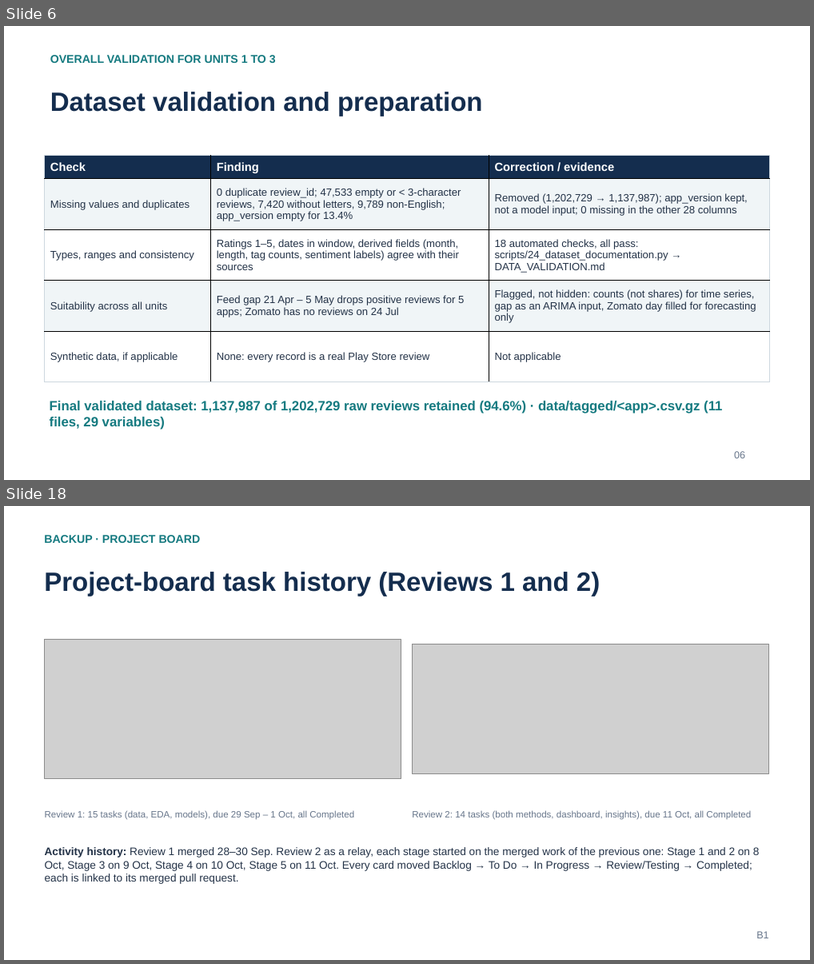
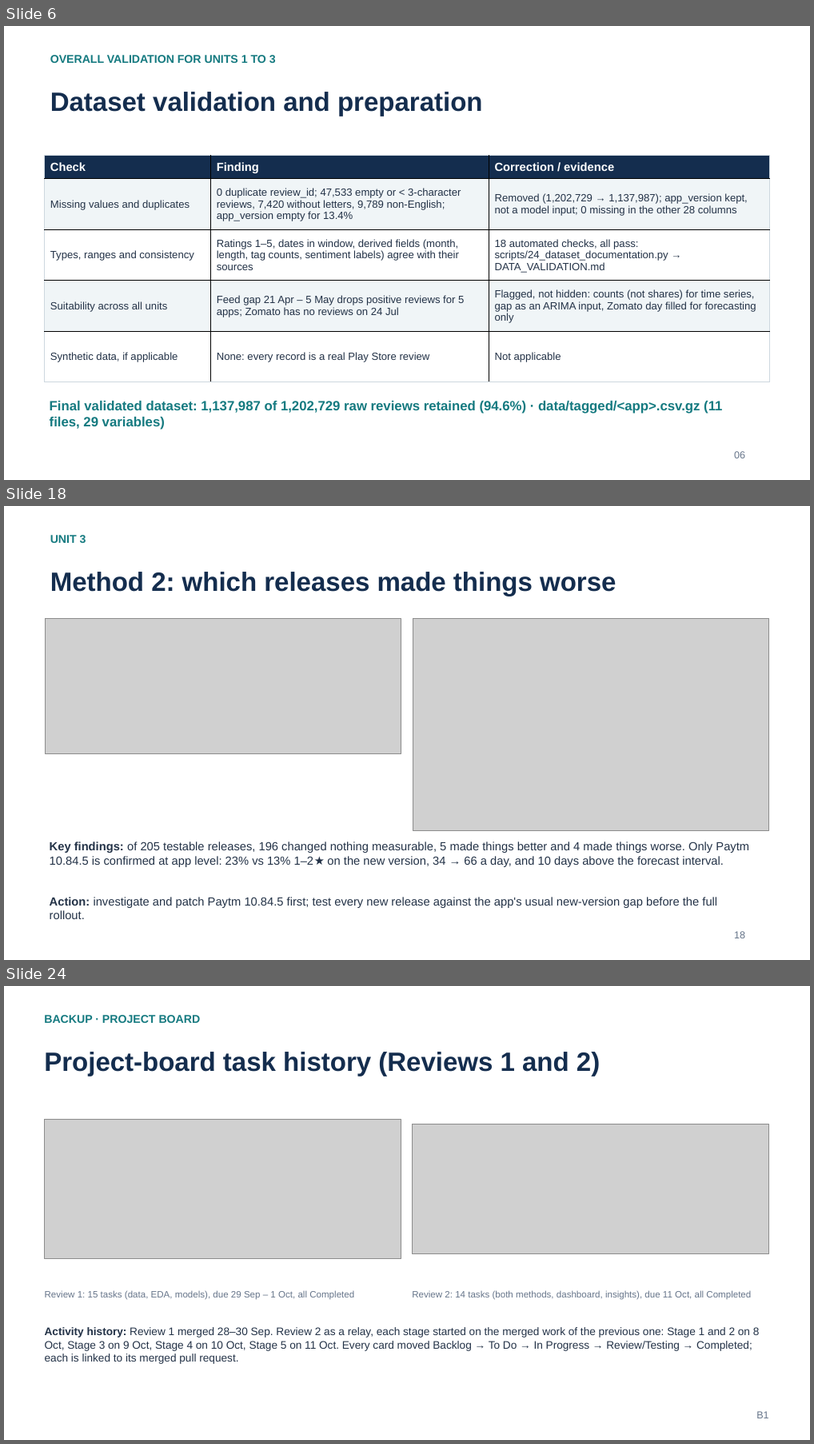
Before and after one commit to Adithya-Monish-Kumar-K/ba-capstone-app-reviews, a slide deck: docs/Review_2_Presentation.pptx. Shown one above the other, each under a label of ours: slides 6 and 18 before the commit, slides 6, 18 and 24 after it; the slides between them are not shown. The pictures are 814x964 and 814x1444 pixels, drawn with LibreOffice and Linux fonts; fonts in the diff are those of the drawing; grey boxes stand for pictures. Boxes give left, top, right and bottom in pixels: in the first picture for what was removed or moved away, otherwise in the second. Text is boxed around its words. In the diff, an @@ line names an element or a change of style, - is before the commit and + after.

```diff
--- a/docs/Review_2_Presentation.pptx
+++ b/docs/Review_2_Presentation.pptx
@@ slide 18 added at (4,506,810,960), background #FFFFFF @@
@@ text added at (50,535,86,543), 13.5 pt, text #157A80, bold @@
+UNIT 3
@@ text added at (50,572,616,596), 31.5 pt, text #142D4E, bold @@
+Method 2: which releases made things worse
@@ picture added at (45,619,402,753) @@
@@ picture added at (413,619,770,830) @@
@@ text added at (50,841,750,867), 14 pt, text #233247 @@
+Key findings: of 205 testable releases, 196 changed nothing measurable, 5 made things better and 4 made things worse. Only Paytm 10.84.5 is confirmed at app level: 23% vs 13% 1–2★ on the new version, 34 → 66 a day, and 10 days above the forecast interval.
@@ text added at (50,896,718,919), 14 pt, text #233247 @@
+Action: investigate and patch Paytm 10.84.5 first; test every new release against the app's usual new-version gap before the full rollout.
@@ text added at (734,931,746,938), 12 pt, text #66758A @@
+18
@@ what was slide 18 is now slide 24 @@
```
Also in this commit, not shown: 13 slides changed, 5 other slides added, 10 other files.
